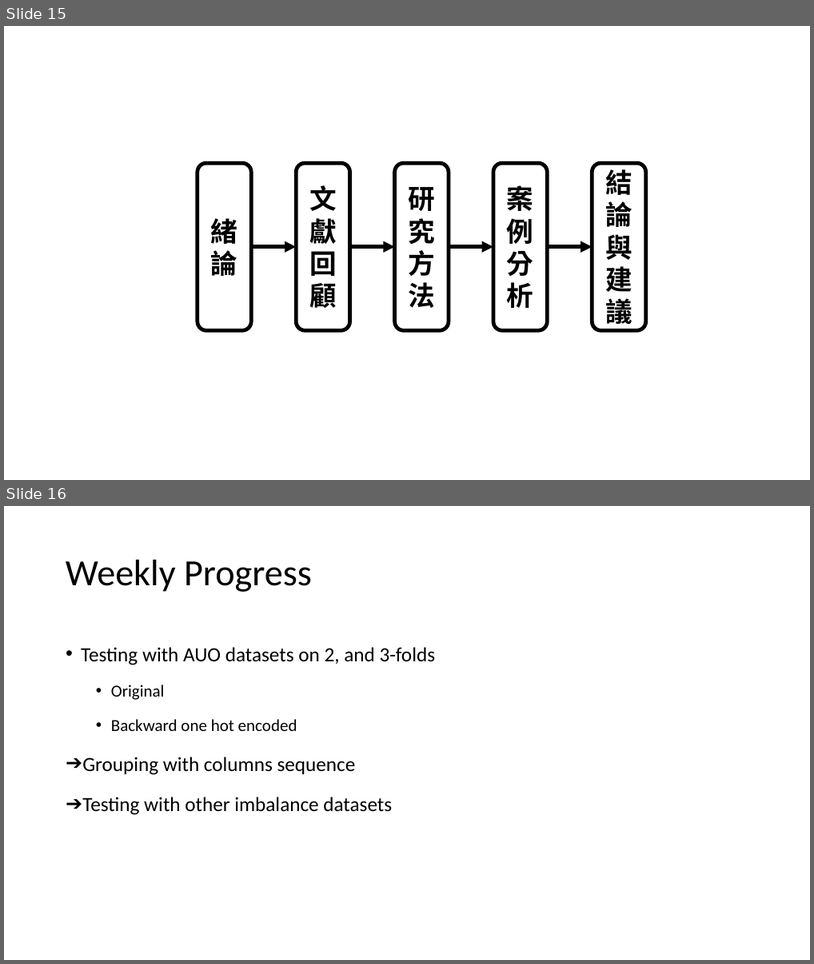
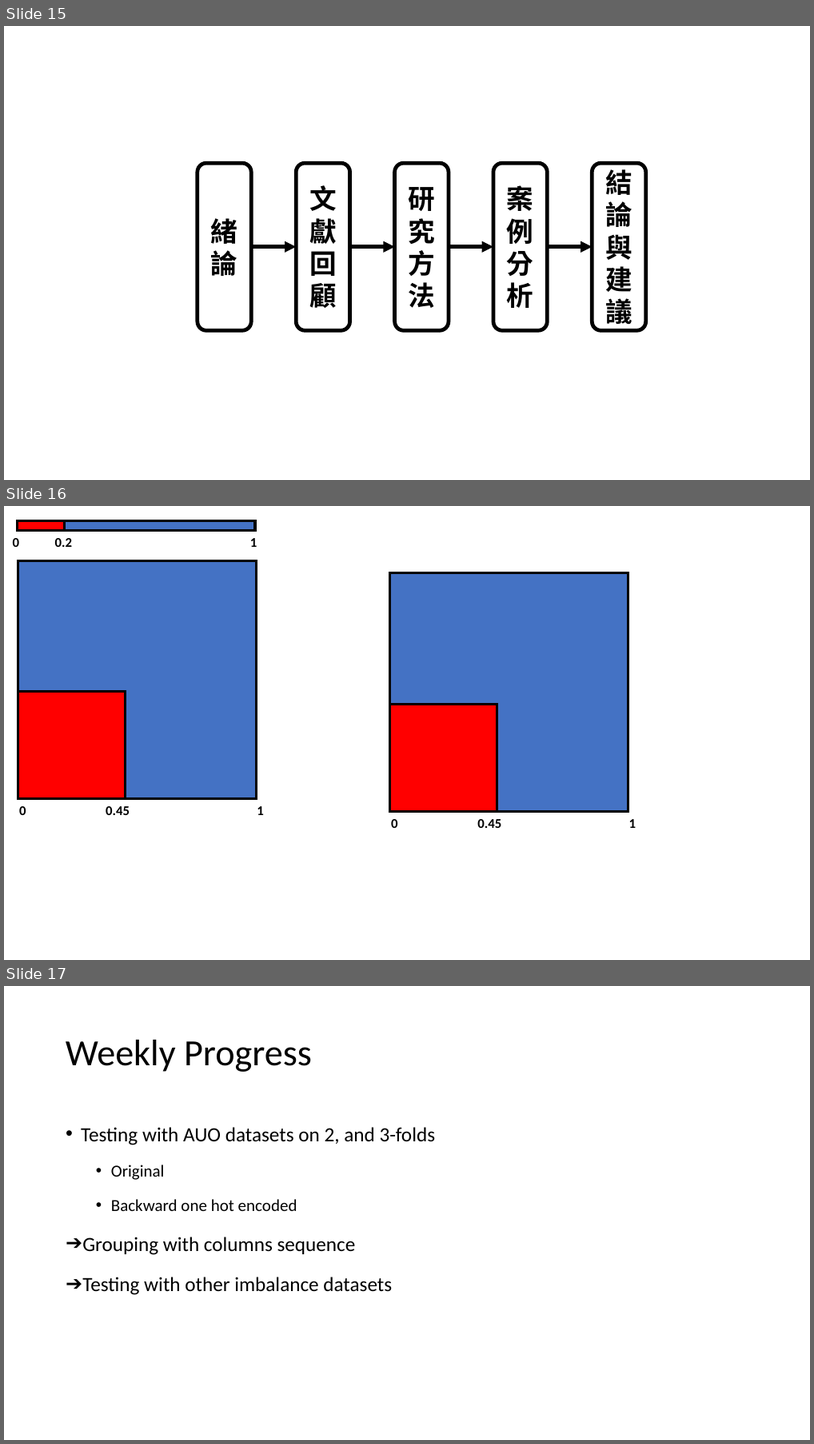
Before and after one commit to R64825/NTUIIE-Research, a slide deck: ppt/2022-10 meeting.pptx. Shown one above the other, each under a label of ours: slides 15 and 16 before the commit, slides 15, 16 and 17 after it. The pictures are 814x964 and 814x1444 pixels, drawn with LibreOffice and Linux fonts; fonts in the diff are those of the drawing. Boxes give left, top, right and bottom in pixels: in the first picture for what was removed or moved away, otherwise in the second. Text is boxed around its words. In the diff, an @@ line names an element or a change of style, - is before the commit and + after.

```diff
--- a/ppt/2022-10 meeting.pptx
+++ b/ppt/2022-10 meeting.pptx
@@ slide 16 added at <box>4,506,810,960</box>, background #FFFFFF @@
@@ rectangle added at <box>18,520,256,530</box>, fill #4472C4, outline #000000 3 pt @@
@@ rectangle added at <box>18,520,65,530</box>, fill #FF0000, outline #000000 3 pt @@
@@ table added at <box>4,531,264,818</box>, 1 rows, 9 columns @@
+0 | 0.2 |  |  |  |  |  |  | 1
@@ rectangle added at <box>18,560,257,799</box>, fill #4472C4, outline #000000 3 pt @@
@@ rectangle added at <box>390,572,629,811</box>, fill #4472C4, outline #000000 3 pt @@
@@ rectangle added at <box>18,692,126,799</box>, fill #FF0000, outline #000000 3 pt @@
@@ rectangle added at <box>390,704,498,811</box>, fill #FF0000, outline #000000 3 pt @@
@@ table added at <box>10,799,270,824</box>, 1 rows, 9 columns @@
+0 |  |  | 0.45 |  |  |  |  | 1
@@ table added at <box>382,811,643,836</box>, 1 rows, 9 columns @@
+0 |  |  | 0.45 |  |  |  |  | 1
@@ what was slide 16 is now slide 17 @@
```
Also in this commit, not shown: 5 other slides added, 5 other files.
